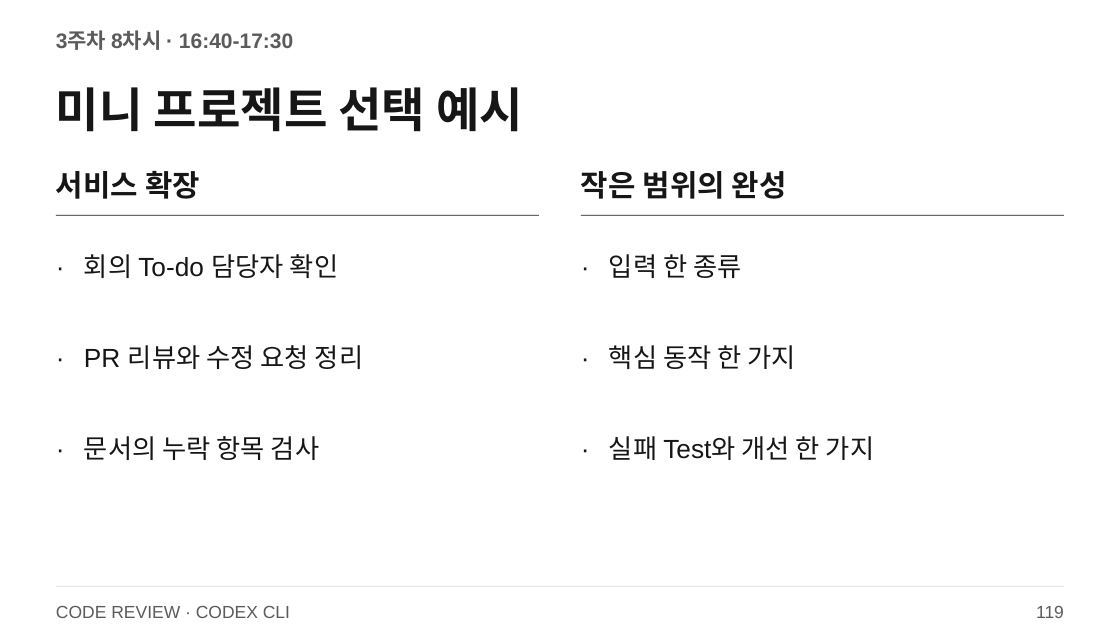
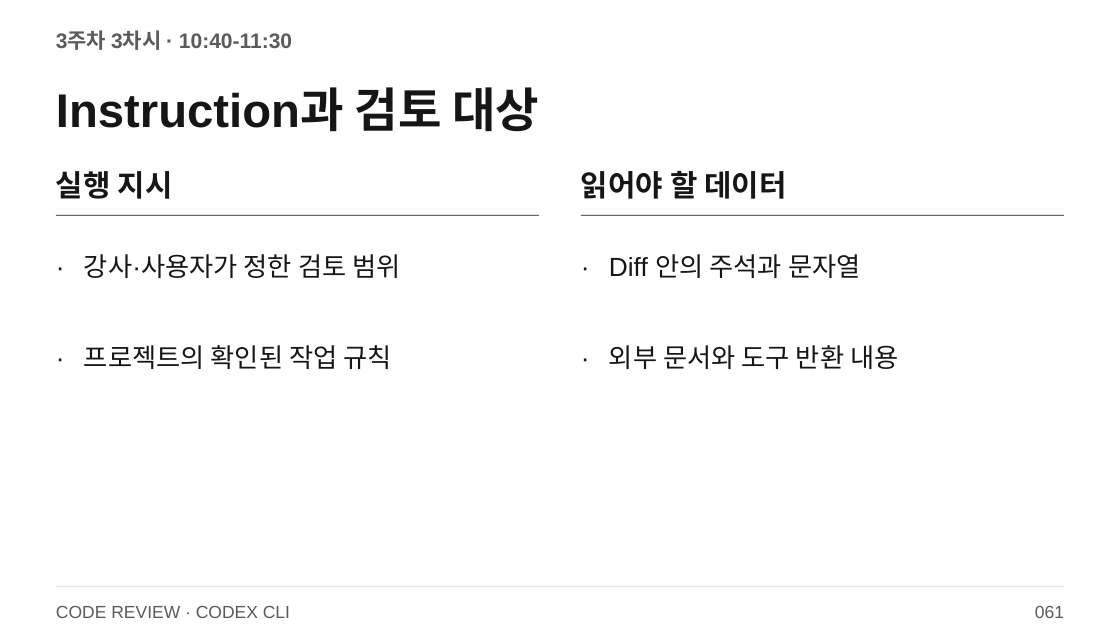
Before and after one commit to smilesjcha/llm-agent-and-workflow-automation, a slide deck: slide 61 of slides/IPA_LLM_Agent_업무자동화_Day3_2026_CODEX_CLI.pptx (slide 119 before the commit). Drawn at 1120x630 pixels with LibreOffice and Linux fonts; fonts in the diff are those of the drawing. Boxes give left, top, right and bottom in pixels: in the first picture for what was removed or moved away, otherwise in the second. Text is boxed around its words. In the diff, an @@ line names an element or a change of style, - is before the commit and + after.

```diff
--- a/slides/IPA_LLM_Agent_업무자동화_Day3_2026_CODEX_CLI.pptx
+++ b/slides/IPA_LLM_Agent_업무자동화_Day3_2026_CODEX_CLI.pptx
@@ text at (56, 31, 292, 50): text changed @@
-3주차 8차시 · 16:40-17:30
+3주차 3차시 · 10:40-11:30
@@ text at (56, 87, 539, 132): text changed @@
-미니 프로젝트 선택 예시
+Instruction과 검토 대상
@@ text at (56, 171, 173, 199): text changed @@
-서비스 확장
+실행 지시
@@ text at (581, 171, 786, 199): text changed @@
-작은 범위의 완성
+읽어야 할 데이터
@@ text at (84, 254, 400, 278): text changed @@
-회의 To-do 담당자 확인
+강사·사용자가 정한 검토 범위
@@ text at (609, 254, 861, 278): text changed @@
-문서의 누락 항목 검사
+Diff 안의 주석과 문자열
@@ text at (84, 345, 391, 369): text changed @@
-PR 리뷰와 수정 요청 정리
+프로젝트의 확인된 작업 규칙
@@ text at (609, 345, 898, 369): text changed @@
-입력 한 종류
+외부 문서와 도구 반환 내용
@@ text removed at (609, 345, 796, 369) @@
-핵심 동작 한 가지
@@ text removed at (56, 429, 78, 468) @@
-·
@@ text removed at (581, 429, 603, 468) @@
-·
@@ text removed at (609, 436, 874, 460) @@
-실패 Test와 개선 한 가지
@@ text at (1035, 606, 1064, 618): text changed @@
-119
+061
```
Also in this commit, not shown: 70 other slides changed, 98 slides added, 13 slides removed, 27 other files.
